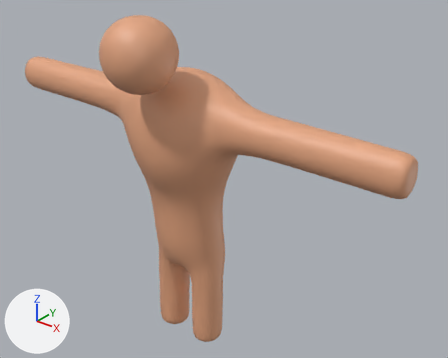
The Blender file Assets/Models/BIG BOSS.blend: old version first, new version second.
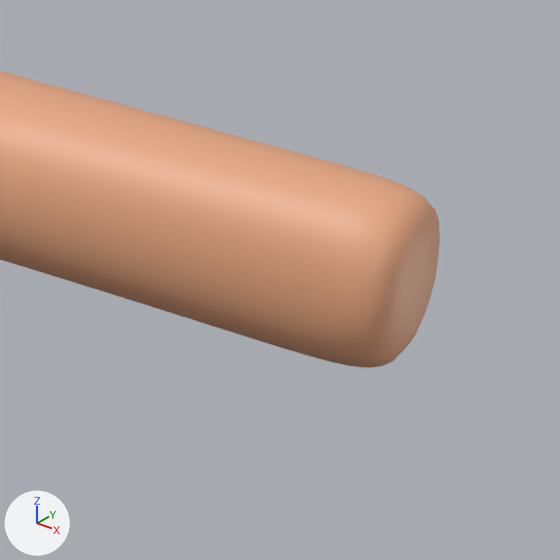
The first picture shows the older version from a camera (50 mm lens) standing at (1.89, -2.07, 2.28) and looking at (0.17, 0.08, 0.95). The close-ups show both versions on the part from 69% to 100% of the width and 30% to 69% of the height of that picture; other places that the commit changed are outside them. Every picture has the same lights, and +X, +Y and +Z are marked at lower left.
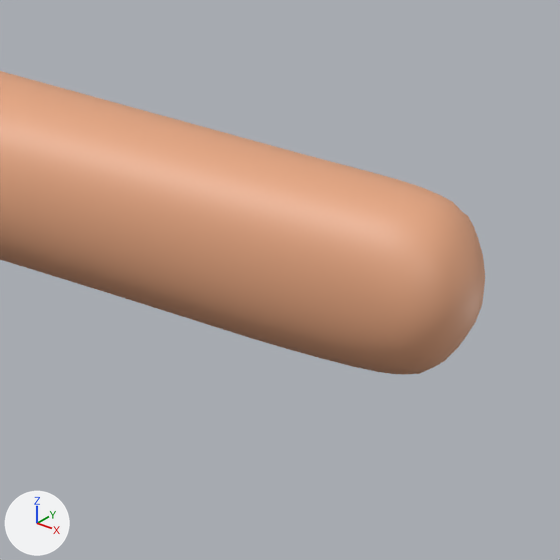
Where the change shows, as pixel boxes (x1, y1, x2, y2) in the close-ups (560 x 560 px; the box of a moved part takes in the faces that stretch with it):
'Cylinder', reshaped: before (0, 71, 440, 368); after (0, 71, 485, 375)
part 1 of me_cylinder, moved or reshaped: before (259, 161, 440, 368); after (265, 161, 485, 375)

What changed in the scene script:
```text
Change me_cylinder:
    used by ob_cylinder; location = (0.0, 0.0, 0.0)
    remove me_cylinder.from_pydata(...)  # 11173 vertices, 11169 faces; spans x -1.15..1.15, y -0.44..0.25, z 0.01..1.77
    add me_cylinder.from_pydata(...)  # 11173 vertices, 11169 faces; spans x -1.21..1.21, y -0.44..0.25, z 0.01..1.77
    me_cylinder part 1: 233 of 11173 vertices moved; they spanned x 1.05..1.15, y -0.1..0.05, z 1.19..1.37 and now span x 1.06..1.21, y -0.1..0.05, z 1.19..1.37; mean shift (0.03, 0.0, 0.0); largest move (1.15, -0.03, 1.27) -> (1.21, -0.03, 1.28)
```
